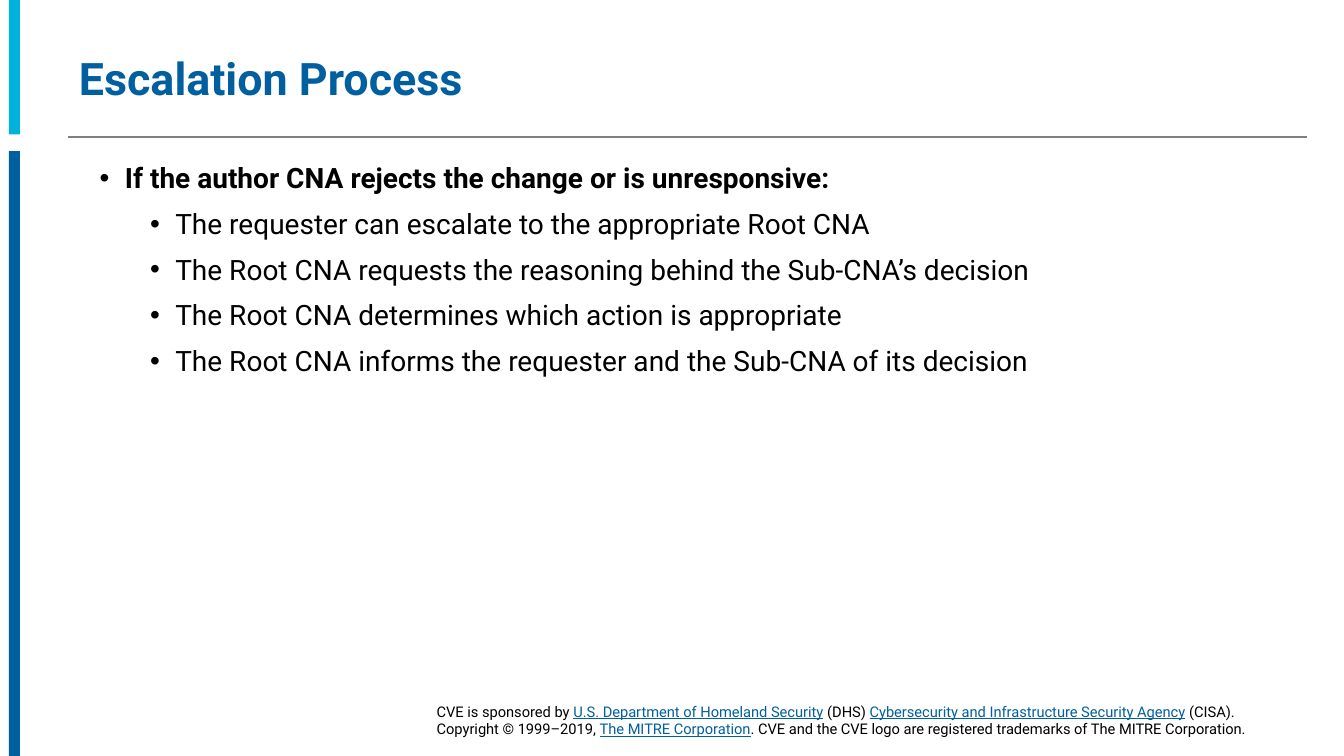
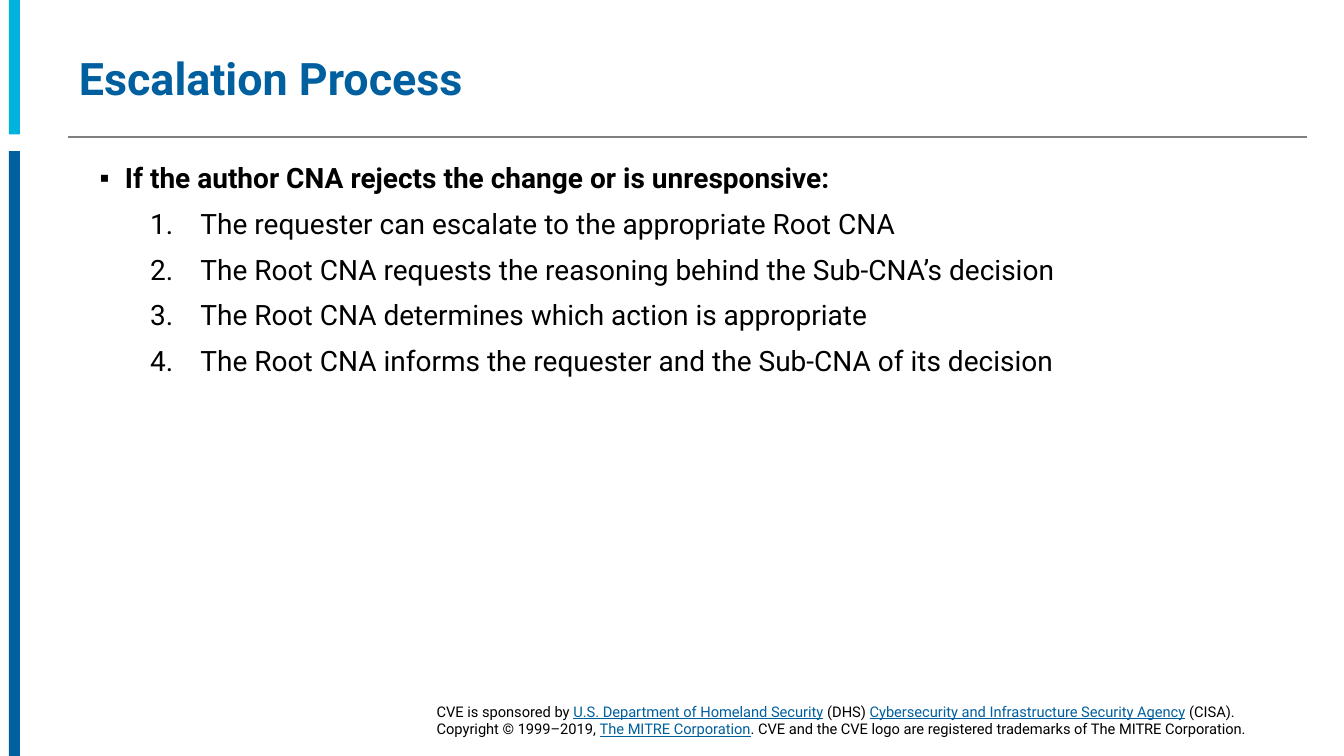
Before and after one commit to CVEProject/cveproject.github.io, a slide deck: slide 54 of docs/cna/CNA_Processes.pptx (slide 53 before the commit). Drawn at 1344x756 pixels with LibreOffice and Linux fonts; fonts in the diff are those of the drawing; background and template pictures are left out. Boxes give left, top, right and bottom in pixels: in the first picture for what was removed or moved away, otherwise in the second. Text is boxed around its words. In the diff, an @@ line names an element or a change of style, - is before the commit and + after.

Commit message:
Upload CNA Processes.pptx
Upload CNA Processes.pptx 10/2/19

```diff
--- a/docs/cna/CNA_Processes.pptx
+++ b/docs/cna/CNA_Processes.pptx
@@ text "If the author CNA rejects ..." at box(125, 166, 1054, 377): bullet • to ▪; bullet • to 1. @@
```
Also in this commit, not shown: 16 other slides changed, 2 slides added, 2 slides removed.
